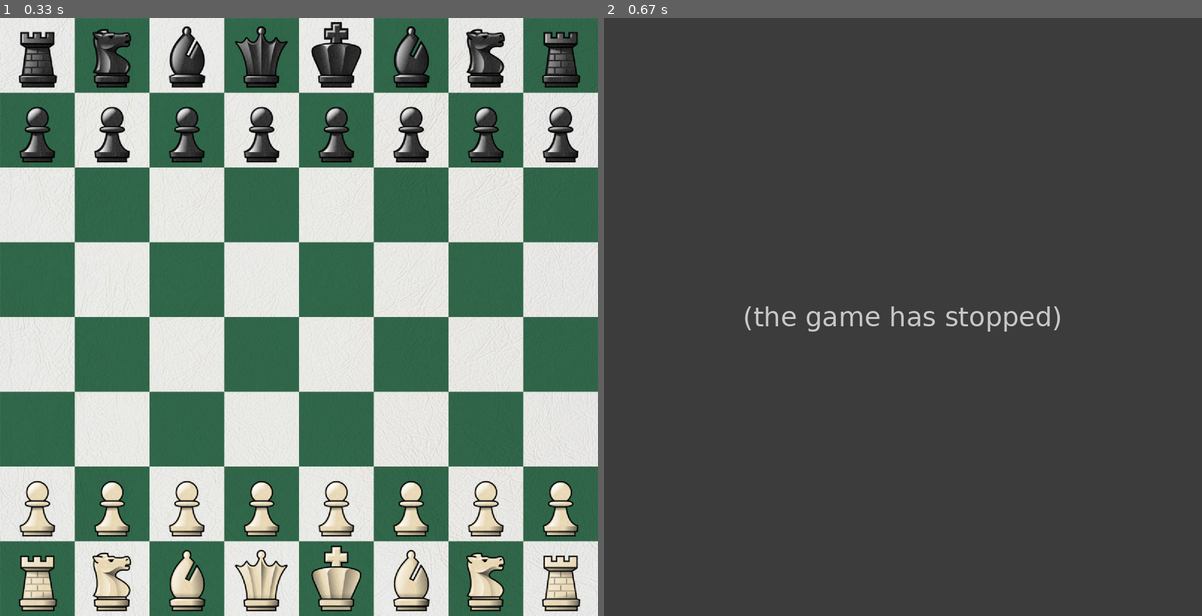
Above: before the commit, frames 1-2 (left to right).
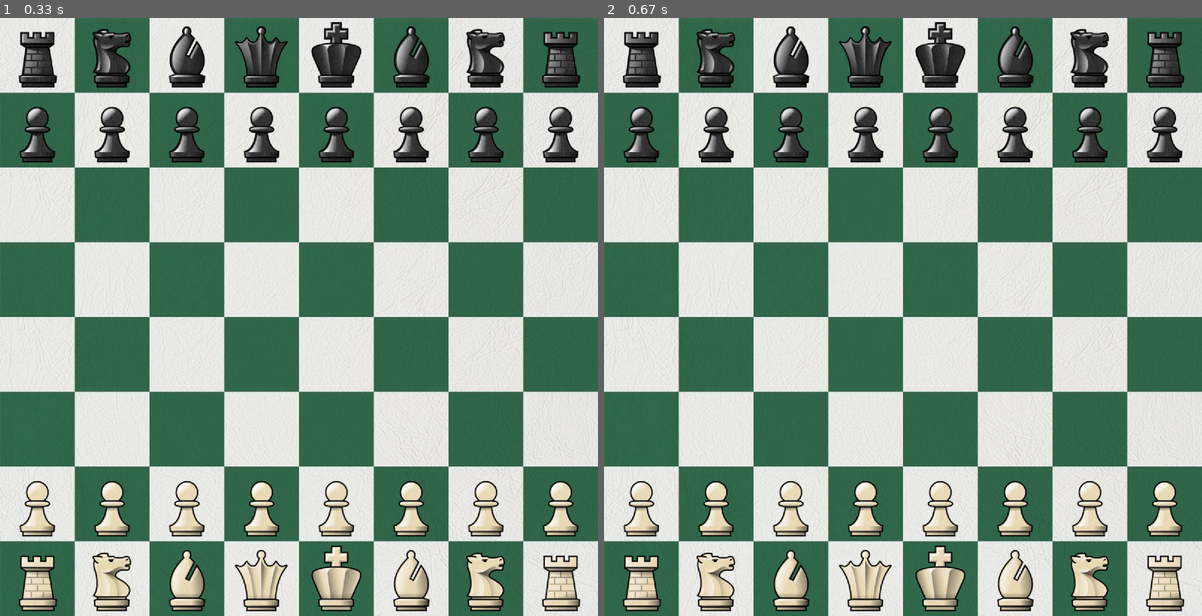
Above: after the commit, the same moments.

Repository: Haskool/Pygame-Chess
Game: pygame game, started from src/app.py
Same seed, same stepped clock (60 frames per second), same inputs: the game is played once before the commit and once after it.
Inputs (mouse positions are in pixels of both pictures, inside the frame that each line leads up to):
- Up to frame 1 (0.33 s): no input
- Up to frame 2 (0.67 s): press the mouse at (867, 580) at 0.37 s; move the mouse to (891, 538) at 0.47 s; release the mouse at (920, 496) at 0.6 s

Frame 1 is identical in both runs. In frame 2, 96% of the frame differs, in the area x 0-100%, y 0-100%.
Error before the commit: TypeError: Bishop.getCanidiateSquares() missing 1 required positional argument: 'board' (pie...; the game stopped at 0.6 s (later frames are placeholders)

Commit message:
king can only enter unprotected squares

Diff:
--- a/src/chess.py
+++ b/src/chess.py
@@ -39,10 +39,12 @@
         (fromX, fromY) = fromPos
         (toX, toY) = toPos
         fromPiece = self.board[fromY][fromX]
+
         if fromPiece is None or (fromPiece.colour != self.turnColour):
             return False
 
         candidates = fromPiece.getCanidiateSquares(self.board)
+        print(candidates)
         isLegal = toPos in candidates
 
         if isLegal:
@@ -51,8 +53,4 @@
             fromPiece.move(toPos)
             self.turnColour *= -1
 
-        # toPiece = self.board[toY][toX]
-        # moveIsNotBlocked = all(self.board[y][x] == None for (x,y) in fromPiece.getPath(fromPos, toPos))
-
-        # isLegal = (toPos in candidates) and moveIsNotBlocked and ((toPiece is None) or toPiece.colour != fromPiece.colour)
         return isLegal
--- a/src/pieces.py
+++ b/src/pieces.py
@@ -75,6 +75,11 @@
 
         return candidates
 
+
+    def getAttackingSquares(self):
+        direction = self.colour
+        return [(self.x - 1, self.y + direction), (self.x + 1, self.y + direction)]
+
     def getPath(self, fromCo, toCo):
         direction = self.colour
         path = []
@@ -94,11 +99,11 @@
 
 class Rook(Piece):
     def getCanidiateSquares(self, board):
-        horizontal = [(self.x, y) for y in range(1, 8)]
-        vertical = [(x, self.y) for x in range(1, 8)]
+        horizontal = [(self.x, y) for y in range(1, 9)]
+        vertical = [(x, self.y) for x in range(1, 9)]
         candidates = horizontal + vertical
         legalMoves = list(filter(lambda candidate: self.isFree(candidate,board) or self.canCapture(candidate,board), candidates))
-        legalAndNotBlocked = list(filter(lambda toPos: all(board[y][x] == None for (x,y) in self.getPath(self.position, toPos)), legalMoves))
+        legalAndNotBlocked = list(filter(lambda toPos: all(self.isFree(candidate, board) for candidate in self.getPath(self.position, toPos)), legalMoves))
         return legalAndNotBlocked
 
     def getPath(self, fromCo, toCo):
@@ -110,12 +115,12 @@
             if toY > fromY:
                 path = [(fromX, fromY + i) for i in range(1, toY - fromY)]
             else:
-                path = [(fromX, fromY - i) for i in range(1, toY - fromY)]
+                path = [(fromX, fromY - i) for i in range(1, fromY - toY)]
         else:
             if toX > fromX:
                 path = [(fromX + i, fromY) for i in range(1, toX - fromX)]
             else:
-                path = [(fromX - i, fromY) for i in range(1, toX - fromX)]
+                path = [(fromX - i, fromY) for i in range(1, fromX - toX)]
 
         return path
 
@@ -167,12 +172,11 @@
 
 class Queen(Piece):
     def getCanidiateSquares(self, board):
-        tempBishopCandidates = Bishop(self.position, self.colour).getCanidiateSquares()
-        tempRookCandidates = Rook(self.position, self.colour).getCanidiateSquares()
+        tempBishopCandidates = Bishop(self.position, self.colour).getCanidiateSquares(board)
+        tempRookCandidates = Rook(self.position, self.colour).getCanidiateSquares(board)
         candidates = tempBishopCandidates + tempRookCandidates
-        legalMoves = list(filter(lambda candidate: self.isFree(candidate,board) or self.canCapture(candidate,board), candidates))
-        legalAndNotBlocked = list(filter(lambda toPos: all(board[y][x] == None for (x,y) in self.getPath(self.position, toPos)), legalMoves))
-        return legalAndNotBlocked
+        print(candidates)
+        return candidates
 
     def getPath(self, fromCo, toCo):
         bishop = Bishop(self.position, self.colour)
@@ -191,8 +195,27 @@
         delta = [-1, 0, 1]
         candidates = [(self.x + x, self.y + y) for (x, y) in product(delta, repeat=2)]
         candidates.remove(self.position)
-        legalMoves = filter(lambda candidate:self.isFree(candidate,board) or self.canCapture(candidate,board), candidates)
-        return legalMoves
+        legalMoves = set(filter(lambda candidate:self.isFree(candidate,board) or self.canCapture(candidate,board), candidates))
+
+        allAttackedSquares = set()
+        for row in board:
+            for piece in row:
+                if piece != None and piece.colour != self.colour:
+                    if isinstance(piece, King) or isinstance(piece, Pawn):
+                        allAttackedSquares.update(piece.getAttackingSquares())
+                    else:
+                        allAttackedSquares.update(piece.getCanidiateSquares(board))
+
+
+        legalAndNotAttacked = list(filter(lambda candidate: not (candidate in allAttackedSquares), legalMoves))
+
+        return legalAndNotAttacked
+
+    def getAttackingSquares(self):
+        delta = [-1, 0, 1]
+        candidates = [(self.x + x, self.y + y) for (x, y) in product(delta, repeat=2)]
+        candidates.remove(self.position)
+        return candidates
 
     def getPath(self, fromCo, toCo):
         return []
